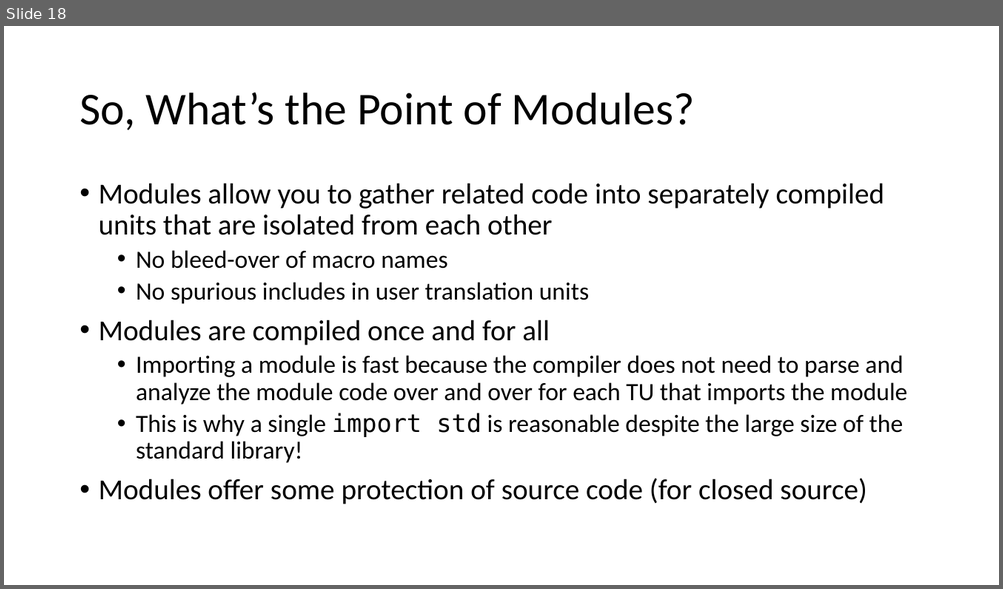
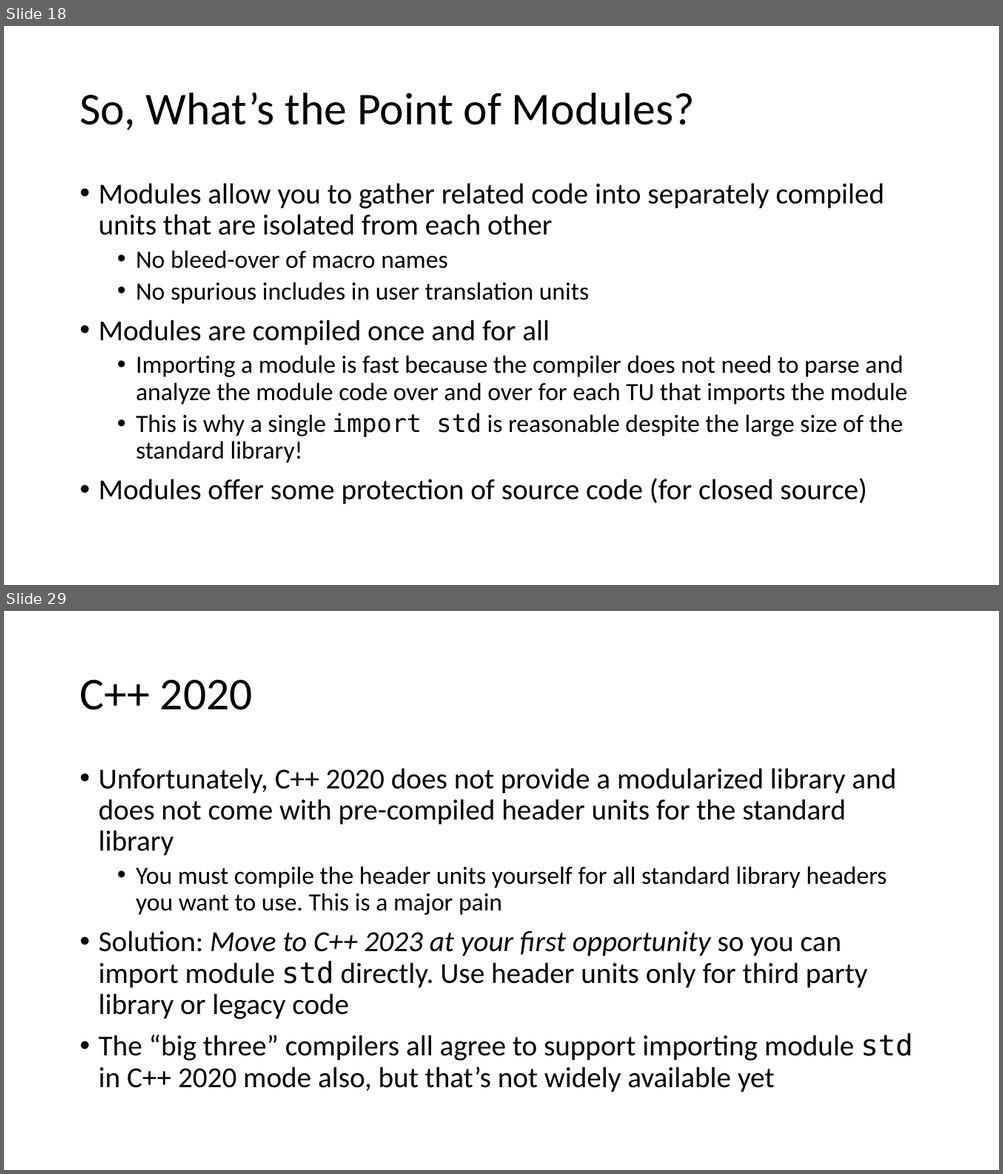
Before and after one commit to pchapin/cpp, a slide deck: Presentations/Modules.pptx. Shown one above the other, each under a label of ours: slide 18 before the commit, slides 18 and 29 after it; the slides between them are not shown. The pictures are 1003x589 and 1003x1174 pixels, drawn with LibreOffice and Linux fonts; fonts in the diff are those of the drawing. Boxes give left, top, right and bottom in pixels: in the first picture for what was removed or moved away, otherwise in the second. Text is boxed around its words. In the diff, an @@ line names an element or a change of style, - is before the commit and + after.

Commit message:
More updates to the presentation on modules.

```diff
--- a/Presentations/Modules.pptx
+++ b/Presentations/Modules.pptx
@@ slide 29 added at [4,611,999,1170], background #FFFFFF @@
@@ title added at [79,680,253,710], 44 pt, text #000000 @@
+C++ 2020
@@ text added at [99,768,913,1093], 28 pt, text #000000 @@
+• Unfortunately, C++ 2020 does not provide a modularized library and does not come with pre-compiled header units for the standard library
+  • You must compile the header units yourself for all standard library headers you want to use. This is a major pain
+• Solution: Move to C++ 2023 at your first opportunity so you can import module std directly. Use header units only for third party library or legacy code
+• The “big three” compilers all agree to support importing module std in C++ 2020 mode also, but that’s not widely available yet
```
Also in this commit, not shown: 10 slides changed, 10 other slides added.
